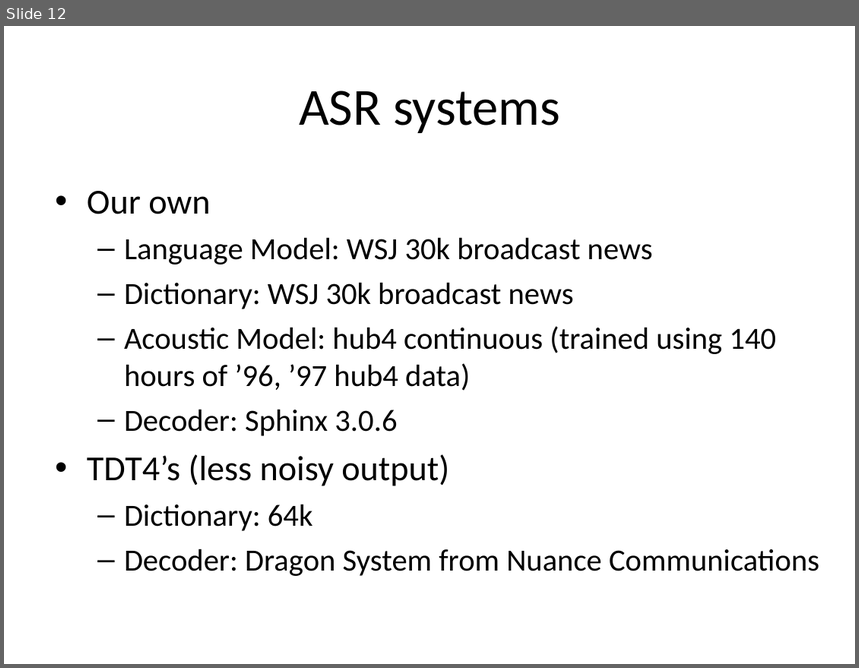
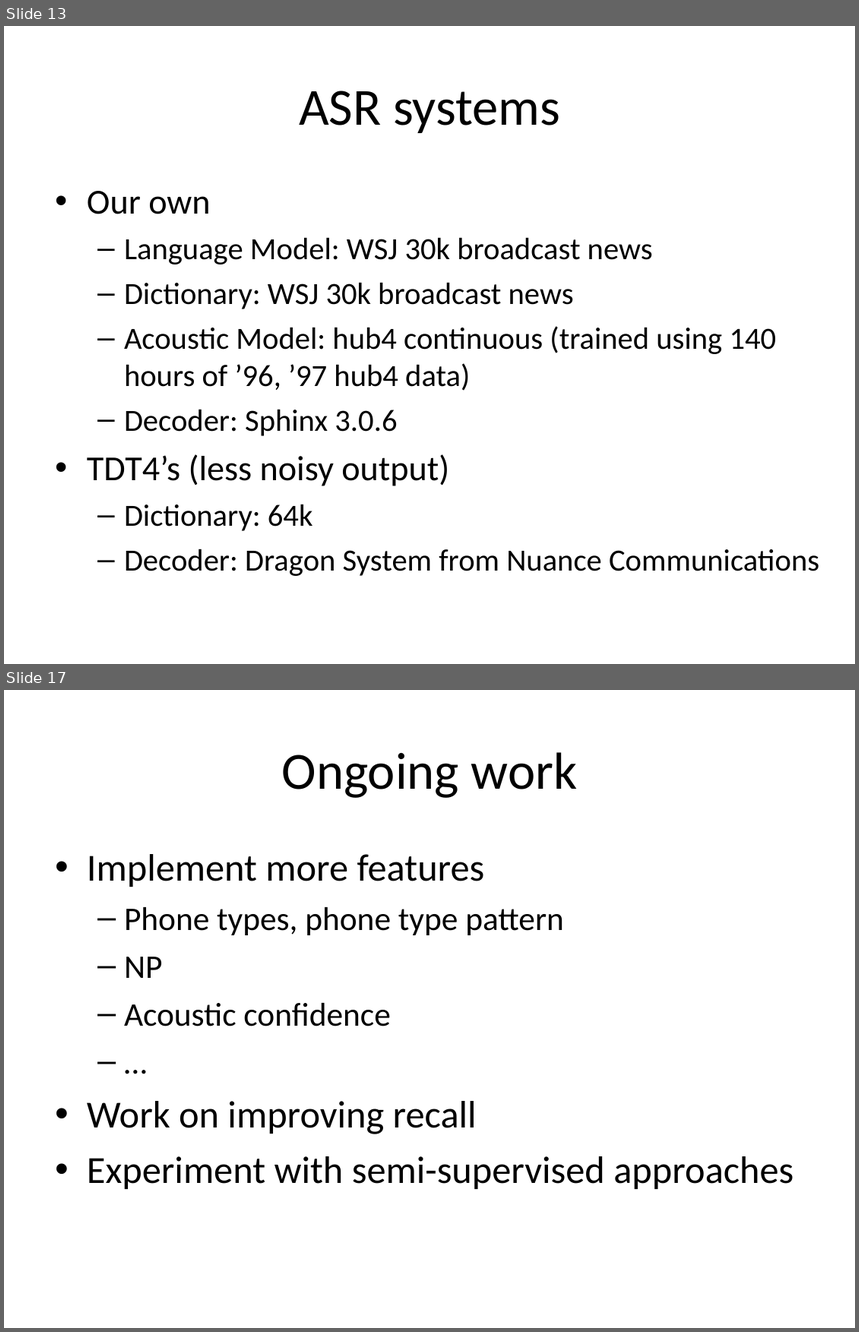
Before and after one commit to dimidd/ner-asr, a slide deck: doc/11748-A-M-DEC-02.ppt. Shown one above the other, each under a label of ours: slide 12 before the commit, slides 13 and 17 after it; the slides between them are not shown. The pictures are 859x668 and 859x1332 pixels, drawn with LibreOffice and Linux fonts; fonts in the diff are those of the drawing. Boxes give left, top, right and bottom in pixels: in the first picture for what was removed or moved away, otherwise in the second. Text is boxed around its words. In the diff, an @@ line names an element or a change of style, - is before the commit and + after.

```diff
--- a/doc/11748-A-M-DEC-02.ppt
+++ b/doc/11748-A-M-DEC-02.ppt
@@ slide 17 added at (x1=4, y1=690, x2=855, y2=1328), background #FFFFFF @@
@@ title added at (x1=282, y1=752, x2=578, y2=798), 49 pt, text #000000 @@
+Ongoing work
@@ text added at (x1=87, y1=854, x2=794, y2=1189), 36 pt, text #000000 @@
+• Implement more features
+  – Phone types, phone type pattern
+  – NP
+  – Acoustic confidence
+  – …
+• Work on improving recall
+• Experiment with semi-supervised approaches
@@ what was slide 12 is now slide 13 @@
```
Also in this commit, not shown: 4 slides changed, 4 other slides added, 1 slide removed, 1 other file.
